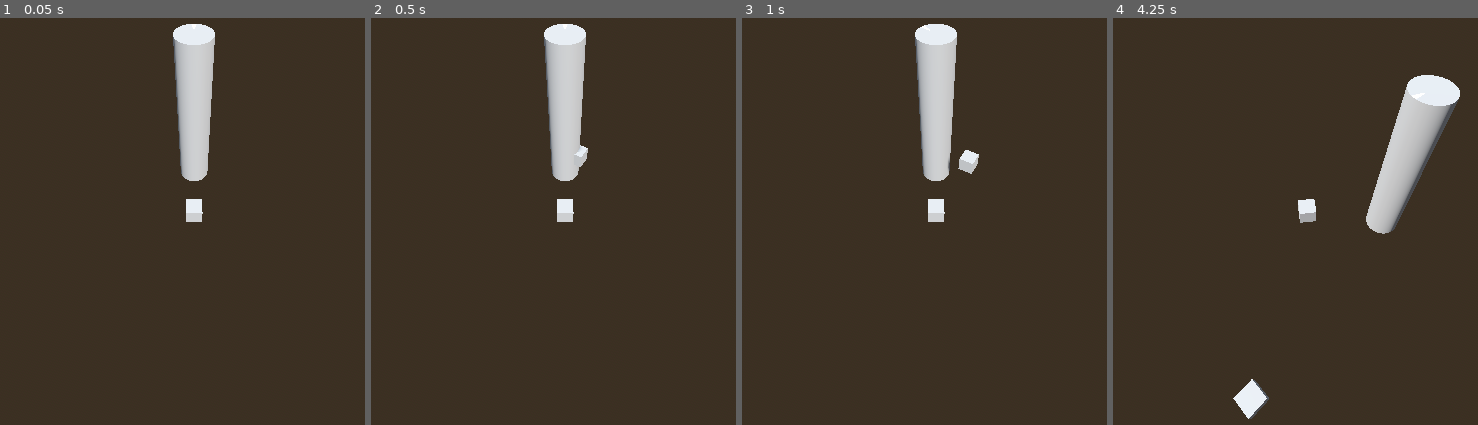
Above: before the commit, frames 1-4 (left to right).
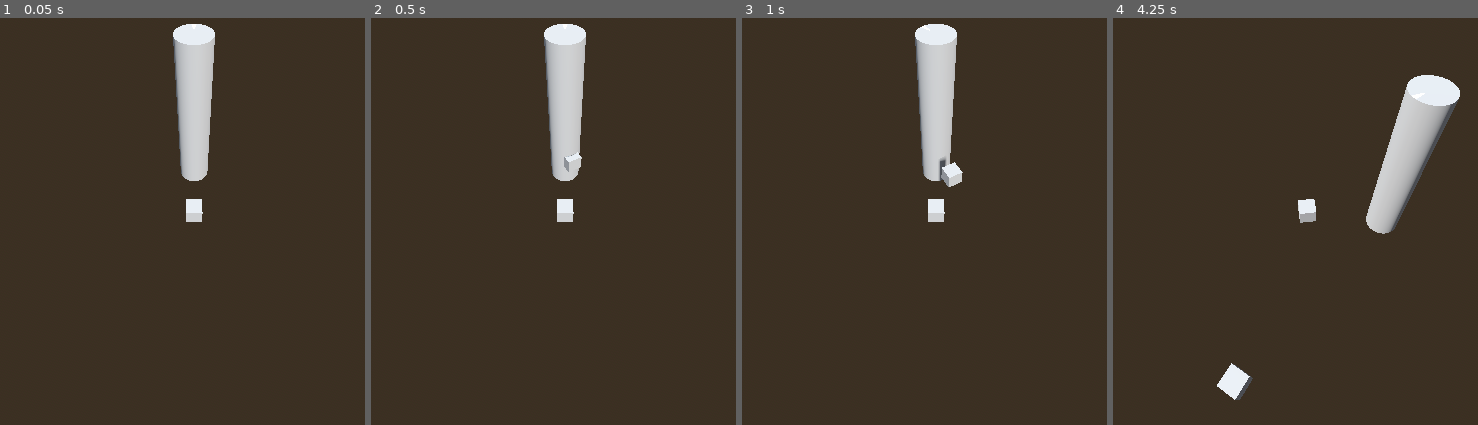
Above: after the commit, the same moments.

Repository: Yrthgze/Lighthouse
Game: Godot game, scene res://scenes/main_level.tscn
Same seed, same stepped clock (60 frames per second), same inputs: the game is played once before the commit and once after it.
Inputs:
- Up to frame 1 (0.05 s): no input
- Up to frame 2 (0.5 s): no input
- Up to frame 3 (1 s): tap Enter at 0.5 s; hold D (rotate_lighthouse_right) from 0.53 s (still down)
- Up to frame 4 (4.25 s): release D (rotate_lighthouse_right) at 1.28 s; hold Q (rotate_left) 1.28-2.03 s; hold D (rotate_lighthouse_right) 2.03-3.53 s; hold Q (rotate_left) from 3.53 s (still down)

Frame 1 is identical in both runs. In frame 2, 0.2% of the frame differs, in the area x 52-60%, y 31-38%; in frame 3, 0.6%; in frame 4, 1.0%, in the area x 28-43%, y 84-99%.

Commit message:
[TheLighthouse]: Bezier curve corrections

Diff:
--- a/scripts/allies/boat.gd
+++ b/scripts/allies/boat.gd
@@ -28,10 +28,17 @@
 	var direction_vector = target_pos - start_pos
 	# Make sure the y axis doesnt influence the calculus
 	direction_vector.y = 0
+	# Producto cruzado para determinar si el objetivo está a la izquierda o derecha
+	var lookin_at = -transform.basis.z
+	var direction_vec_from_lookin_point = (target_pos - lookin_at).abs()
+	var direction = 1
+	if direction_vec_from_lookin_point.x < direction_vec_from_lookin_point.z:
+		direction = -1
+
 	var mid_point = (start_pos + target_pos) / 2
 	# Get the normal to direction vector
 	var normal = Vector3(direction_vector.z, 0, -direction_vector.x).normalized()
-	mid_point += normal * rotation_speed
+	mid_point += direction * normal * rotation_speed
 	return mid_point
 
 # Para cambiar la curva dinámicamente
Not shown, added: scenes/characters/enemies/ten5EB1.tmp
